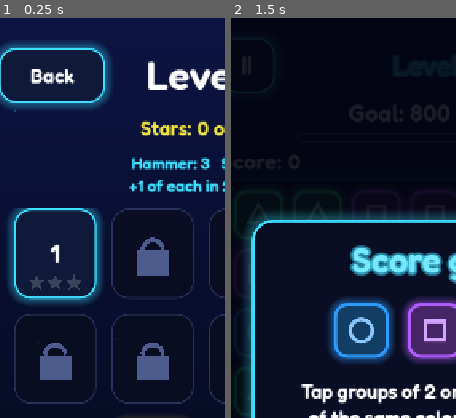
Above: before the commit, frames 1-2 (left to right).
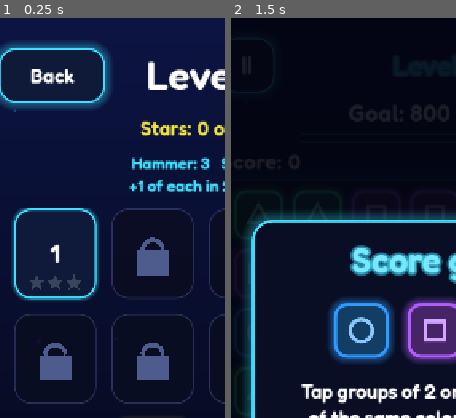
Above: after the commit, the same moments.

Repository: matheusmontagner8/colorbitz
Game: Godot game, scene res://scenes/level_select.tscn
Same seed, same stepped clock (60 frames per second), same inputs: the game is played once before the commit and once after it. This scene is started directly instead of the project's main scene. Sound files missing from this copy of the repository are replaced by a short silence.
Inputs:
- Up to frame 1 (0.25 s): no input
- Up to frame 2 (1.5 s): click "1" at 0.5 s; click "II" at 1.25 s
The pictures show only the part of the screen within x 5-55%, y 0-50%; the shares and areas given below are measured in that part.

The runs differ from the first frame. In frame 1, 1.1% of the frame differs, in the area x 3-46%, y 47-72%; in frame 2, nothing differs.

Commit message:
Rolagem suave na tela de fases e nas conquistas
No celular, o toque que começava em cima de um botão ficava com o botão e
a rolagem do Godot só funcionava nos espaços entre eles (parecia travar).
scripts/ui/drag_scroll.gd: arrastar em qualquer ponto rola, com embalo ao
soltar; um arrasto não abre a fase; roda do mouse continua no PC.
Brilho dos 60 botões da grade mais leve (sombra 6 px) para rolar liso.
Teste de fumaça envia arrasto e toque de verdade.

Co-Authored-By: Claude Opus 5.5 <noreply@anthropic.com>

Diff:
--- a/scripts/ui/achievements_view.gd
+++ b/scripts/ui/achievements_view.gd
@@ -3,6 +3,7 @@
 
 const Achievements = preload("res://scripts/achievements.gd")
 const Daily = preload("res://scripts/daily.gd")
+const DragScroll = preload("res://scripts/ui/drag_scroll.gd")
 
 const GOLD := Color("#FFE53D")
 const DONE_COLOR := Color("#2BFF88")
@@ -13,6 +14,7 @@
 func _ready() -> void:
 	Audio.play_music("menu")
 	%BackButton.pressed.connect(GameState.go_to_menu)
+	add_child(DragScroll.new(%Scroll))  # arrastar em cima das linhas também rola
 	var progress = GameState.progress
 	var done := 0
 	for a in Achievements.LIST:
--- /dev/null
+++ b/scripts/ui/drag_scroll.gd
@@ -0,0 +1,90 @@
+## Rolagem por arrasto para um ScrollContainer cheio de botões (fases,
+## conquistas). No celular, o toque que começa em cima de um botão fica com
+## o botão e a rolagem padrão do Godot só funciona nos espaços entre eles,
+## parecendo travada. Aqui o arrasto funciona em qualquer ponto da lista, com
+## embalo ao soltar, e o mouse/roda continua funcionando no PC.
+## Um arrasto não vale como toque: os botões checam [member dragged].
+extends Node
+
+## Distância (px da tela do jogo) para o toque virar arrasto.
+const DRAG_THRESHOLD := 16.0
+## Quanto o embalo perde por segundo (maior = para mais rápido).
+const FRICTION := 5.0
+const MIN_SPEED := 30.0
+const WHEEL_STEP := 120.0
+
+var scroll: ScrollContainer
+## O toque atual (ou o último) virou arrasto: botões devem ignorá-lo.
+var dragged := false
+
+var _pressed := false
+var _start := Vector2.ZERO
+var _pos := 0.0  # rolagem em float (scroll_vertical é inteiro)
+var _velocity := 0.0
+var _last_motion_usec := 0
+
+
+func _init(target: ScrollContainer) -> void:
+	scroll = target
+	# A rolagem padrão por toque fica desligada (senão rola em dobro nos espaços).
+	scroll.mouse_filter = Control.MOUSE_FILTER_IGNORE
+	scroll.follow_focus = false
+
+
+func _input(event: InputEvent) -> void:
+	var mb := event as InputEventMouseButton
+	if mb:
+		if not _inside(mb.position) and not _pressed:
+			return
+		match mb.button_index:
+			MOUSE_BUTTON_LEFT:
+				if mb.pressed:
+					_pressed = true
+					dragged = false
+					_start = mb.position
+					_velocity = 0.0
+					_pos = scroll.scroll_vertical
+				else:
+					_pressed = false
+					# Dedo parado antes de soltar: sem embalo.
+					if absf(_velocity) < MIN_SPEED or Time.get_ticks_usec() - _last_motion_usec > 80000:
+						_velocity = 0.0
+			MOUSE_BUTTON_WHEEL_UP, MOUSE_BUTTON_WHEEL_DOWN:
+				if mb.pressed:
+					_velocity = 0.0
+					_scroll_to(scroll.scroll_vertical + (WHEEL_STEP if mb.button_index == MOUSE_BUTTON_WHEEL_DOWN else -WHEEL_STEP))
+		return
+	var mm := event as InputEventMouseMotion
+	if mm and _pressed:
+		if not dragged and absf(mm.position.y - _start.y) > DRAG_THRESHOLD:
+			dragged = true
+		if dragged:
+			_scroll_to(_pos - mm.relative.y)
+			var now := Time.get_ticks_usec()
+			var dt := maxf((now - _last_motion_usec) / 1000000.0, 0.001)
+			_last_motion_usec = now
+			_velocity = lerpf(_velocity, -mm.relative.y / dt, 0.5)
+
+
+func _process(delta: float) -> void:
+	if _pressed or _velocity == 0.0:
+		return
+	if scroll.scroll_vertical != roundi(_pos):  # alguém mudou a rolagem: para o embalo
+		_velocity = 0.0
+		_pos = scroll.scroll_vertical
+		return
+	_scroll_to(_pos + _velocity * delta)
+	_velocity *= exp(-FRICTION * delta)
+	var bar := scroll.get_v_scroll_bar()
+	if absf(_velocity) < MIN_SPEED or scroll.scroll_vertical <= 0 or scroll.scroll_vertical >= bar.max_value - bar.page:
+		_velocity = 0.0
+
+
+func _scroll_to(value: float) -> void:
+	var bar := scroll.get_v_scroll_bar()
+	_pos = clampf(value, 0.0, maxf(0.0, bar.max_value - bar.page))
+	scroll.scroll_vertical = roundi(_pos)
+
+
+func _inside(pos: Vector2) -> bool:
+	return scroll.is_visible_in_tree() and scroll.get_global_rect().has_point(pos)
--- a/scripts/ui/level_select.gd
+++ b/scripts/ui/level_select.gd
@@ -4,16 +4,24 @@
 
 const StarsView = preload("res://scripts/ui/stars_view.gd")
 const WordTiles = preload("res://scripts/ui/word_tiles.gd")
+const DragScroll = preload("res://scripts/ui/drag_scroll.gd")
 
 const BUTTON_SIZE := Vector2(132, 144)
 const LOCK_COLOR := Color(0.3, 0.36, 0.55, 1)
 const GATE_COLOR := Color("#FFE53D")
 const GATE_MISSING_COLOR := Color(1.0, 0.9, 0.24, 0.55)
+## Brilho dos botões da grade mais leve que o do tema (60 botões rolando).
+const GRID_SHADOW_SIZE := 6
+
+## Rolagem por arrasto da grade (um arrasto não abre fase).
+var drag: DragScroll
 
 
 func _ready() -> void:
 	Audio.play_music("menu")
 	%BackButton.pressed.connect(GameState.go_to_menu)
+	drag = DragScroll.new(%Scroll)
+	add_child(drag)
 	var levels: Array = GameState.levels
 	var progress = GameState.progress
 	var last_unlocked: Button = null
@@ -26,9 +34,10 @@
 		if required > 0:
 			button.theme_type_variation = &"GateButton"
 		%Grid.add_child(button)
+		_lighten(button)
 		if unlocked:
 			button.text = str(i + 1)
-			button.pressed.connect(GameState.play_level.bind(i))
+			button.pressed.connect(_open_level.bind(i))
 			var stars := StarsView.new()
 			stars.count = progress.stars_for(levels[i].get("id", i + 1))
 			stars.set_anchors_and_offsets_preset(Control.PRESET_BOTTOM_WIDE)
@@ -55,6 +64,22 @@
 		# Rola até a fase mais avançada liberada.
 		await get_tree().process_frame
 		%Scroll.ensure_control_visible(last_unlocked)
+
+
+func _open_level(index: int) -> void:
+	if not drag.dragged:  # soltar o dedo depois de rolar não abre a fase
+		GameState.play_level(index)
+
+
+## Troca o brilho dos estados do botão por uma versão menor (mais leve para
+## rolar no celular), mantendo cores e bordas do tema.
+func _lighten(button: Button) -> void:
+	for state in ["normal", "hover", "pressed", "disabled"]:
+		var sb := button.get_theme_stylebox(state) as StyleBoxFlat
+		if sb:
+			var light := sb.duplicate() as StyleBoxFlat
+			light.shadow_size = mini(light.shadow_size, GRID_SHADOW_SIZE)
+			button.add_theme_stylebox_override(state, light)
 
 
 ## Fixo embaixo da grade: a palavra "MODO INFINITO" (uma letra a cada 5
--- a/tools/screenshot.gd
+++ b/tools/screenshot.gd
@@ -38,6 +38,34 @@
 	await _shot("res://scenes/level_select.tscn", "res://docs/levels.png")
 	await _shot("res://scenes/options.tscn", "res://docs/options.png")
 
+	# Rolagem da tela de fases: arrastar começando em cima de um botão rola
+	# (sem abrir a fase); um toque simples abre a fase.
+	change_scene_to_file("res://scenes/level_select.tscn")
+	await _frames(6)
+	var select = current_scene
+	var scroll: ScrollContainer = select.get_node("%Scroll")
+	scroll.scroll_vertical = 0
+	await _frames(2)
+	var first_button: Button = select.get_node("%Grid").get_child(0)
+	var start: Vector2 = first_button.get_global_rect().get_center()
+	_mouse_button(start, true)
+	for i in 12:
+		await _frames(1)
+		_mouse_move(start + Vector2(0, -40 * (i + 1)), Vector2(0, -40))
+	_mouse_button(start + Vector2(0, -480), false)
+	await create_timer(0.6).timeout
+	assert(current_scene == select, "arrastar não abre a fase")
+	assert(scroll.scroll_vertical >= 400, "arrastar em cima dos botões rola a grade (%d)" % scroll.scroll_vertical)
+	scroll.scroll_vertical = 0
+	await _frames(3)
+	var tap_at: Vector2 = first_button.get_global_rect().get_center()
+	_mouse_button(tap_at, true)
+	await _frames(1)
+	_mouse_button(tap_at, false)
+	await _frames(4)
+	assert(current_scene != select and _gs.current_index == 0, "toque simples abre a fase 1")
+	print("rolagem da tela de fases: ok")
+
 	_gs.current_index = 7  # fase 8: meta alta o bastante para não vencer com poucos toques
 	change_scene_to_file("res://scenes/game.tscn")
 	await _frames(5)
@@ -469,6 +497,26 @@
 	return taps
 
 
+## Eventos de mouse/toque "de verdade" (passam pelo _input e pela interface).
+func _mouse_button(pos: Vector2, pressed: bool) -> void:
+	var ev := InputEventMouseButton.new()
+	ev.button_index = MOUSE_BUTTON_LEFT
+	ev.pressed = pressed
+	ev.position = pos
+	ev.global_position = pos
+	ev.button_mask = MOUSE_BUTTON_MASK_LEFT if pressed else 0
+	root.push_input(ev, true)
+
+
+func _mouse_move(pos: Vector2, relative: Vector2) -> void:
+	var ev := InputEventMouseMotion.new()
+	ev.position = pos
+	ev.global_position = pos
+	ev.relative = relative
+	ev.button_mask = MOUSE_BUTTON_MASK_LEFT
+	root.push_input(ev, true)
+
+
 func _frames(n: int) -> void:
 	for i in n:
 		await process_frame
Binary file changed: docs/achievements.png
Binary file changed: docs/bomb.png
Binary file changed: docs/bonus.png
Binary file changed: docs/daily.png
Binary file changed: docs/daily_result.png
Binary file changed: docs/daily_reward.png
Binary file changed: docs/daily_reward_7.png
Binary file changed: docs/effects.png
Binary file changed: docs/en_game.png
Binary file changed: docs/en_menu.png
Binary file changed: docs/en_options.png
Binary file changed: docs/en_reset.png
(and 23 more such lines)
